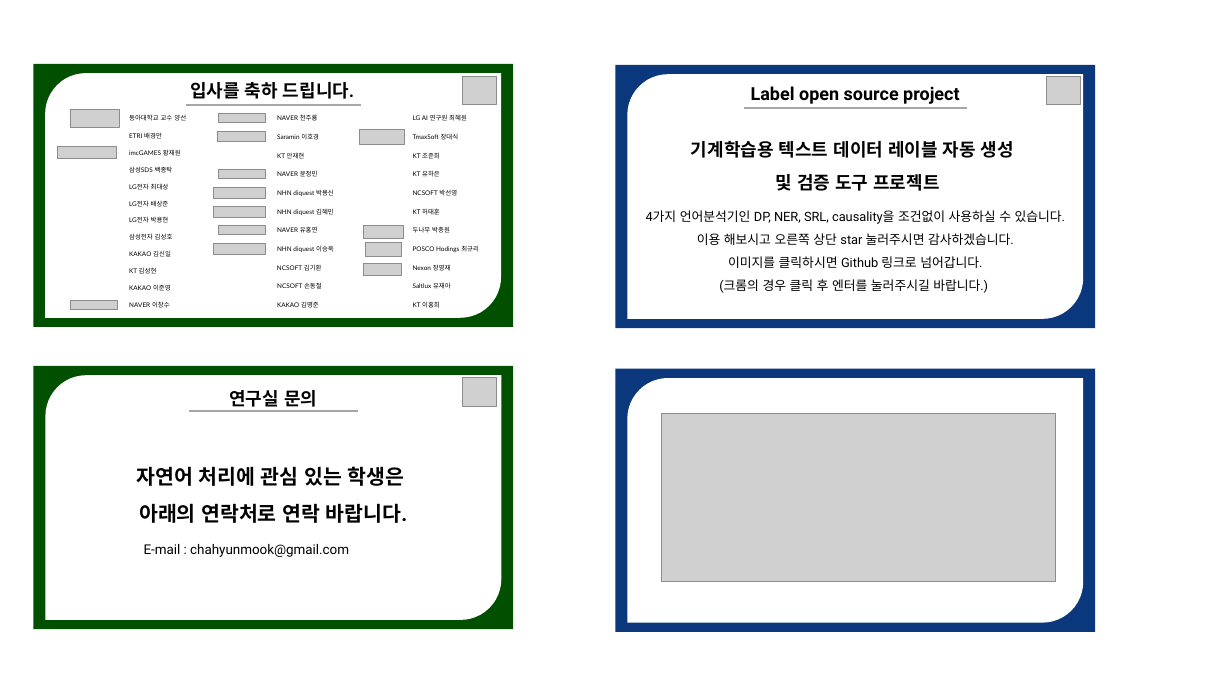
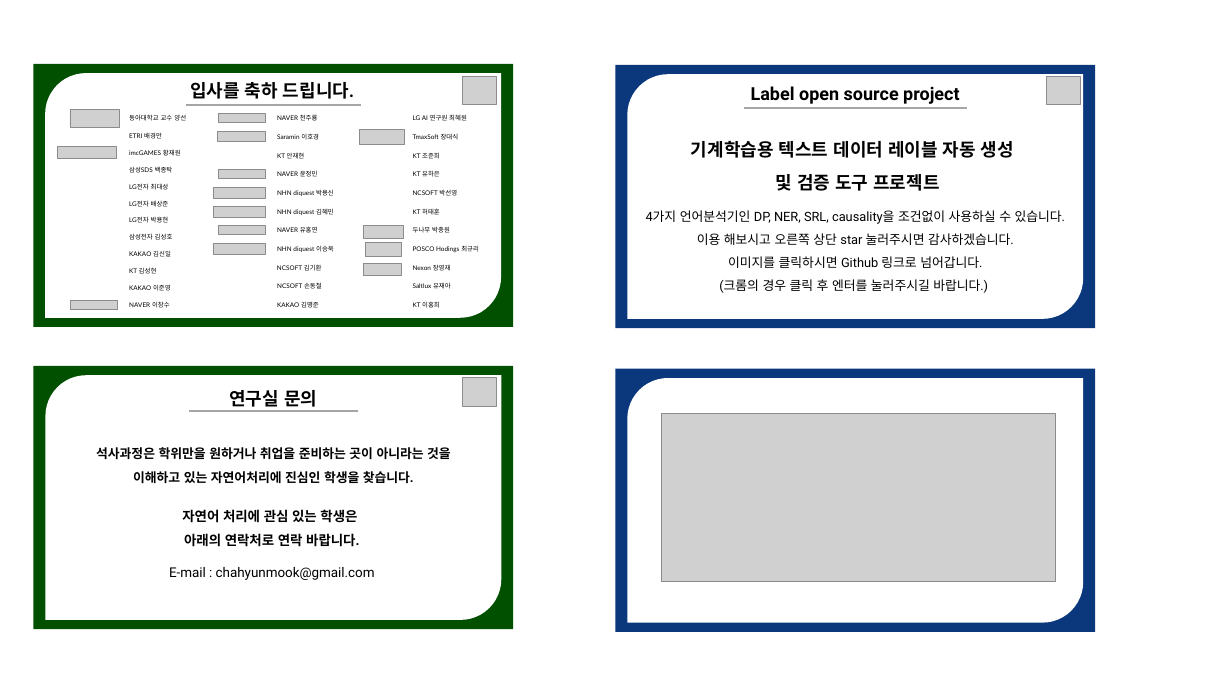
Before and after one commit to NLPlab-skku/NLPlab-skku.github.io, a slide deck: slide 1 of assets/img/notice_panel-1.pptx. Drawn at 1232x693 pixels with LibreOffice and Linux fonts; fonts in the diff are those of the drawing; grey boxes stand for pictures; background and template pictures are left out. Boxes give left, top, right and bottom in pixels: in the first picture for what was removed or moved away, otherwise in the second. Text is boxed around its words. In the diff, an @@ line names an element or a change of style, - is before the commit and + after.

```diff
--- a/assets/img/notice_panel-1.pptx
+++ b/assets/img/notice_panel-1.pptx
@@ text added at (96, 447, 451, 483), 10 pt, text #000000, bold @@
+석사과정은 학위만을 원하거나 취업을 준비하는 곳이 아니라는 것을 이해하고 있는 자연어처리에 진심인 학생을 찾습니다.
@@ text "자연어 처리에 관심 있는 학생은": place and size @@
-text "자연어 처리에 관심 있는 학생은" at (137, 466, 407, 523)
+text "자연어 처리에 관심 있는 학생은" at (169, 509, 375, 580)
@@ text at (182, 509, 359, 547): size 16 to 10.5 pt in "자연어 처리에 관심 있는 학생은", "아래의 연락처로 연락 바랍니다." @@
@@ text removed at (144, 544, 349, 557) @@
-E-mail : chahyunmook@gmail.com
@@ text at (169, 567, 375, 580): paragraph added @@
+E-mail : chahyunmook@gmail.com
```
Also in this commit, not shown: 1 other slide changed, 3 other files.
